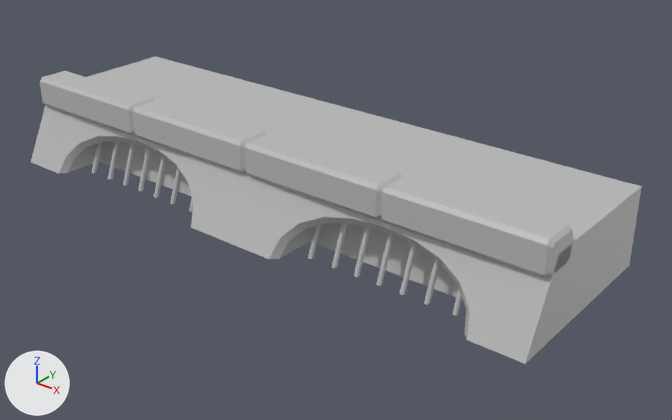
Renders of the FBX model Unity/Assets/Meshes/Modular/SM_Rebord_D.fbx from each side of a commit.
Before and after are seen from a 50 mm camera at (-1.096, -0.682, 0.658) aimed at (-1.93, 0.361, 0.011). The lights are fixed; the arrows at lower left show +X, +Y and +Z. Where no turn or scale is listed for an object, it has been applied to the vertices. Vertices at the same position are counted once.
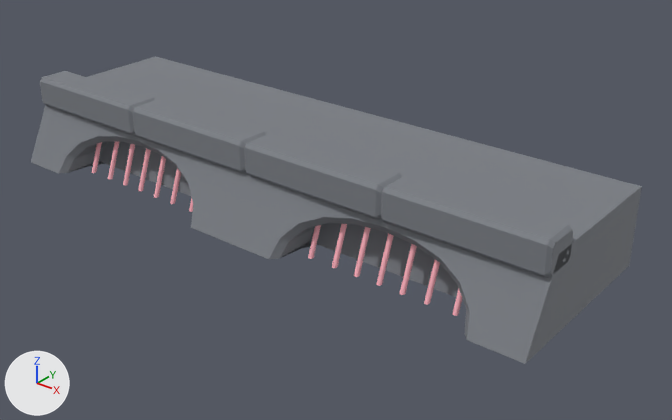
Location of each change, [x1, y1, x2, y2] in pixels of the pictures (672 x 420 px):
part 1 of me_mesh, added
    after: [40, 71, 573, 278]
part 2 of me_mesh_001, added
    after: [31, 56, 642, 364]

The edits, one by one:
Material 'Metal' (mat_metal) is new.
Its base color is (1.0, 0.451, 0.522) (pink #ffb3bf).
Its roughness is 0.749.
Material 'Beton' (mat_beton) is new.
Its base color is (0.196, 0.209, 0.233) (grey #7a7e85).
Its roughness is 0.749.
me_mesh is used by ob_pcube16; location (-2.0, 0.258, 0.115).
me_mesh had 104 vertices, 101 faces and spanned x -0.5..0.5, y -0.03..0.03, z -0.017..0.035.
me_mesh no longer uses material mat_lambert1 (grey #bcbcbc).
me_mesh now has 1689 vertices, 1785 faces and spans x -0.5..0.5, y -0.03..0.03, z -0.017..0.035.
me_mesh part 1: 1585 vertices added at x -0.5..0.5, y -0.03..0.03, z -0.017..0.035.
me_mesh now uses material mat_beton (grey #7a7e85).
me_mesh_001 is used by ob_pcylinder13; location (-2.0, 0.345, 0.062).
me_mesh_001 had 650 vertices, 374 faces and spanned x -0.5..0.5, y -0.155..0.155, z -0.063..0.063.
me_mesh_001 no longer uses material mat_lambert1 (grey #bcbcbc).
me_mesh_001 now has 7058 vertices, 5936 faces and spans x -0.5..0.5, y -0.155..0.155, z -0.063..0.063.
me_mesh_001 part 2: 6408 vertices added at x -0.5..0.5, y -0.155..0.155, z -0.062..0.063.
me_mesh_001 now uses material mat_metal (pink #ffb3bf).
me_mesh_001 now uses material mat_beton (grey #7a7e85).
